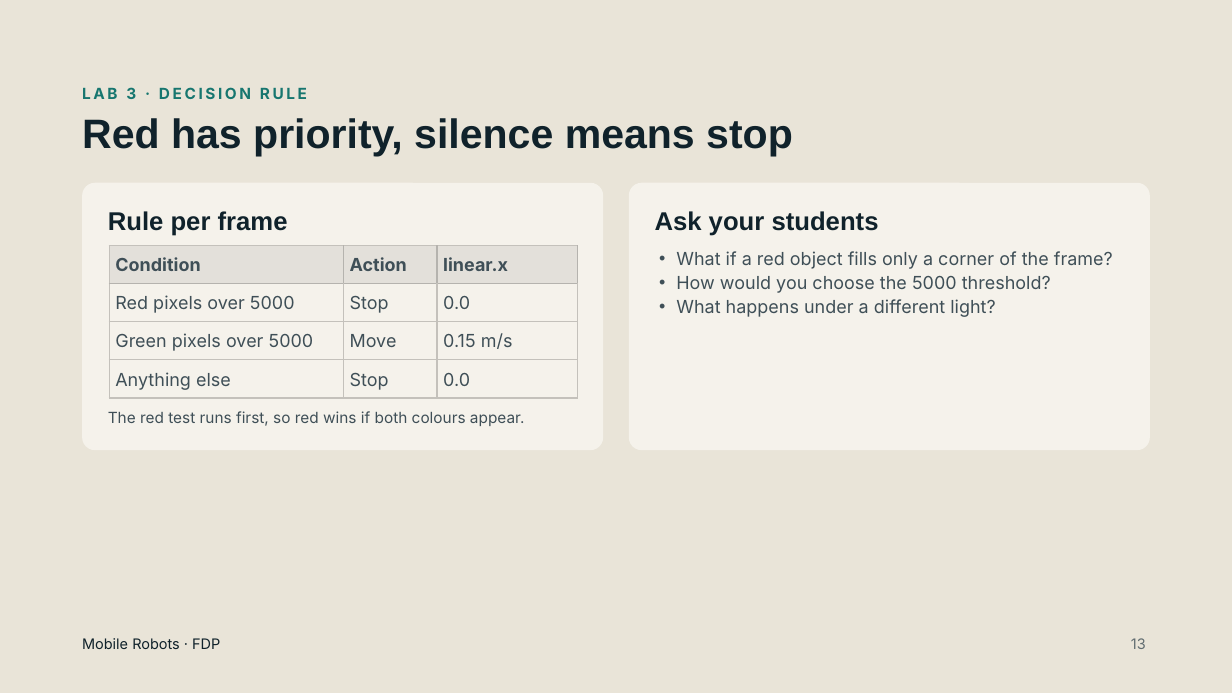
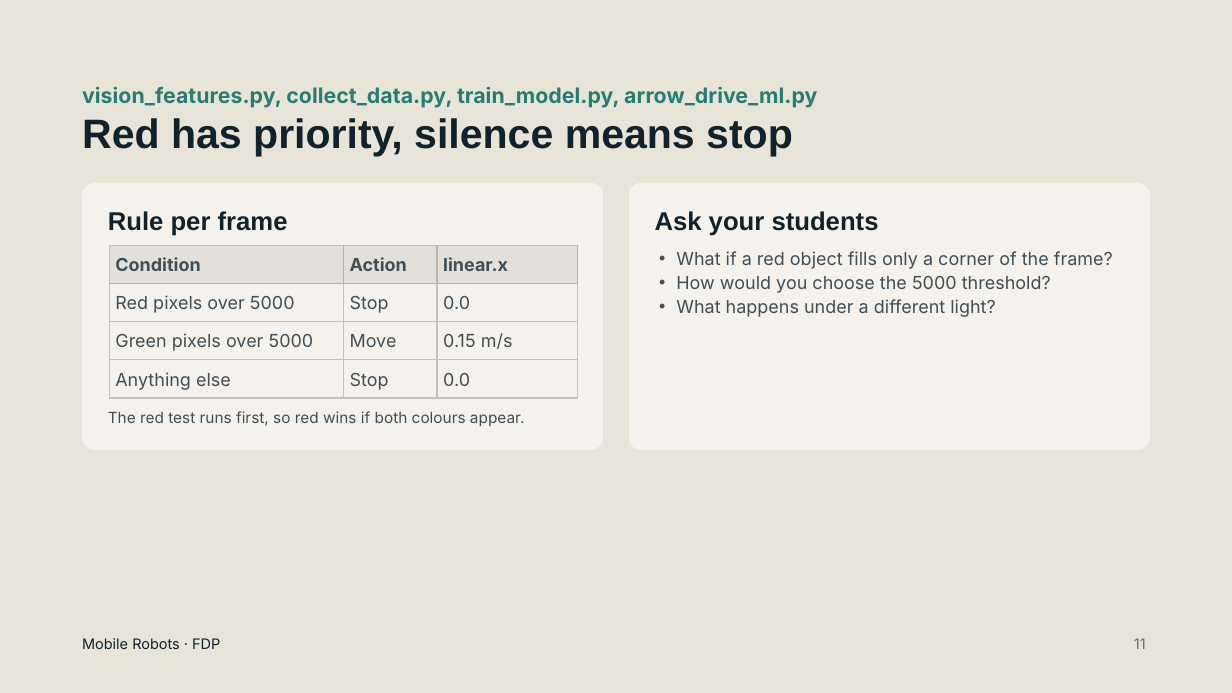
Before and after one commit to HariniSriraman/FDP-Mobile-Robot, a slide deck: slide 11 of FDP-MobileRobots.pptx (slide 13 before the commit). Drawn at 1232x693 pixels with LibreOffice and Linux fonts; fonts in the diff are those of the drawing. Boxes give left, top, right and bottom in pixels: in the first picture for what was removed or moved away, otherwise in the second. Text is boxed around its words. In the diff, an @@ line names an element or a change of style, - is before the commit and + after.

```diff
--- a/FDP-MobileRobots.pptx
+++ b/FDP-MobileRobots.pptx
@@ text at [82, 86, 817, 108]: text changed; size 12 to 16.6 pt; text colour #17766F to #247E75 @@
-LAB 3 · DECISION RULE
+vision_features.py, collect_data.py, train_model.py, arrow_drive_ml.py
@@ text at [1134, 638, 1146, 649]: text changed @@
-13
+11
```
Also in this commit, not shown: 19 other slides changed, 3 slides removed.
